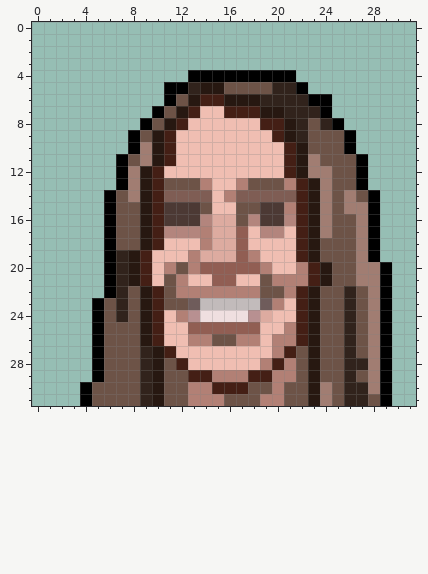
Pixel-art sprite -- public/img/tfrrsAvatars/7697358_32x32.png. This is how it looked before the edit.
The file is 32x32 pixels. Colours within 5 levels of each other are drawn and written as one.
The result:
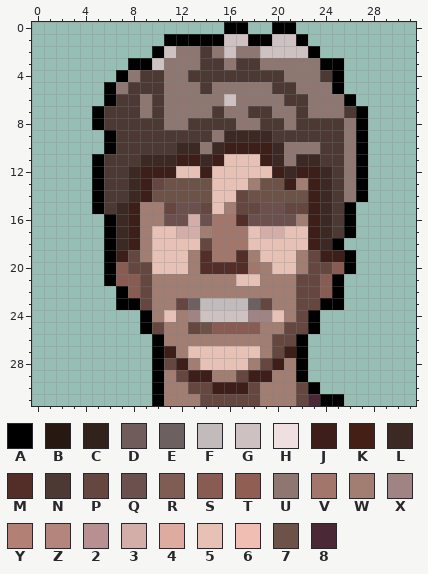
Palette (. is transparent): A #000000  B #271811  C #31231c  D #6f5c5b  E #6c6061  F #c2bbbb  G #cec1c1  H #efdfe0  J #3d1e19  K #441f15  L #3c2923  M #532e28  N #4c3934  P #664740  Q #6b504d  R #7f5d54  S #885b53  T #915e53  U #8e7770  V #a2766a  W #a17d72  X #a08483  Y #b28075  Z #b3857d  2 #b89091  3 #d3ada7  4 #ddaba0  5 #e7c1b6  6 #f0beb2  7 #6d5347  8 #4b2835
From old to new:
Changed rows in their new state; - is an unchanged pixel.
first column x 4:
 0 ------------AA--AA--------
 1 -------AAAAAGGAAGGA-------
 2 ------AGUUNUGUUGGGGA------
 3 ----AAGUUUNNUNNUUUUUAA----
 4 ---AUNNUUNNNNNNNNUUUNA----
 5 --AUNNNUUUNUUUUUNNUUUA----
 6 --ANNUNUUUUUGUUUUNNUUUA---
 7 -ANNNUNUUUUNUUNNUUNUUUNA--
 8 -ANNNNNUUNNNNUUNNUNNNNUA--
 9 --ANNNNNNNNULLLLNNNNNNUA--
10 --ANNNNNLLULJJJJLUUUNNUA--
11 -ANNNLLLJJLJ555JLULLNNU---
12 -ANNLJJJ55J55555JLJJLNU---
13 -ANNLJP---7555W--JWJLNU---
14 -ANNLJ7777755P77777JLNUA.-
15 -ANLJWWPQQP5WPPQQPPJLNA..-
16 ---LJWWQQ3QVVMQQQQWJLNA..-
17 ---LJW5533WVVV53355JLNA..-
18 ---LJW5555PVVV55555JLA...-
19 ---JPW555WMVVMW555WPJJA..-
20 ---SPP555WMMMMVW55WPPSA...
21 ---SSPWWWWWWW55WWWPPSA....
22 --.ASPWWWWWWWWWWWWPPSA....
23 -..AAPWWPE----EPWWPPAA....
24 -....AW5WXGGGGXX5WPA......
25 -....APWWP7SSSSWWPPA......
26 -.....AWWWWWWWWWPPA.......
27 -.....AJW555555WPJA.......
28 -.....APJW5555WPJWA.......
29 -.....AWPJJWWPJJWWA.......
30 ......AWWPPJJJPWWWPA......
31 ......AWWWPPPPPWWWP8AA....
